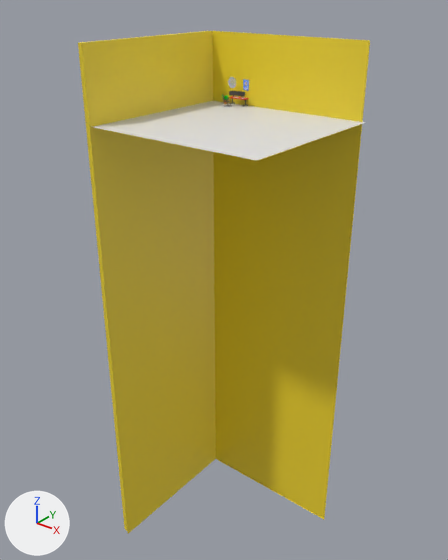
Two versions of the FBX model assets/Models/Scenes/Scene1.fbx, one commit apart.
Camera for both pictures: a 50 mm camera at (78.5, -98.4, 23.8) aimed at (3.3, -4.3, -34.5). Lighting does not change. The marker at lower left points along +X, +Y and +Z. Where no turn or scale is listed for an object, it has been applied to the vertices.

The first picture shows 'Floor1', 'Wall'.
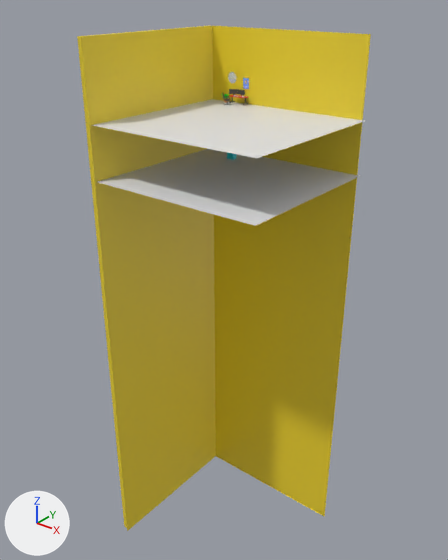
What differs and where, as boxes [x1, y1, x2, y2] in the pictures (448 x 560 px):
'Wall', moved
    before: [78, 31, 370, 533]
    after: [77, 25, 371, 531]
'Floor2', added
    after: [98, 149, 359, 226]
'Floor1', moved
    before: [93, 101, 366, 161]
    after: [92, 99, 365, 158]
'Television', added
    after: [227, 153, 237, 160]

Diff of the bpy script that builds the scene:
```diff
--- a/assets/Models/Scenes/Scene1.fbx.py
+++ b/assets/Models/Scenes/Scene1.fbx.py
@@ mat_televisionmat @@
+mat_televisionmat = principled_material('TelevisionMat')
+mat_televisionmat.base_color = (0.00859, 0.687, 0.8)  # cyan #17d8e7
@@ me_cube_011 @@
+me_cube_011.from_pydata(...)  # 988 vertices, 1042 faces; spans x -0.88..0.78, y -0.59..0.59, z -0.57..1.7
+me_cube_011.materials.append(mat_televisionmat)  # cyan #17d8e7
@@ ob_floor1 @@
 ob_floor1 = bpy.data.objects.new('Floor1', me_plane_003)
-ob_floor1.location = (0.0, 0.0, 0.0)
+ob_floor1.location = (0.0, 0.0, 0.3)
@@ ob_wall @@
 ob_wall = bpy.data.objects.new('Wall', me_cube_002)
-ob_wall.location = (0.0, -0.1, 0.0)
+ob_wall.location = (0.0, -0.1, 1.0)
@@ ob_floor2 @@
+ob_floor2 = bpy.data.objects.new('Floor2', me_plane_003.copy())  # the mesh of ob_floor1
+ob_floor2.location = (0.0, 0.0, -10.1)
@@ ob_television @@
+ob_television = bpy.data.objects.new('Television', me_cube_011)
+ob_television.location = (-0.3, 2.7, -9.5)
```
